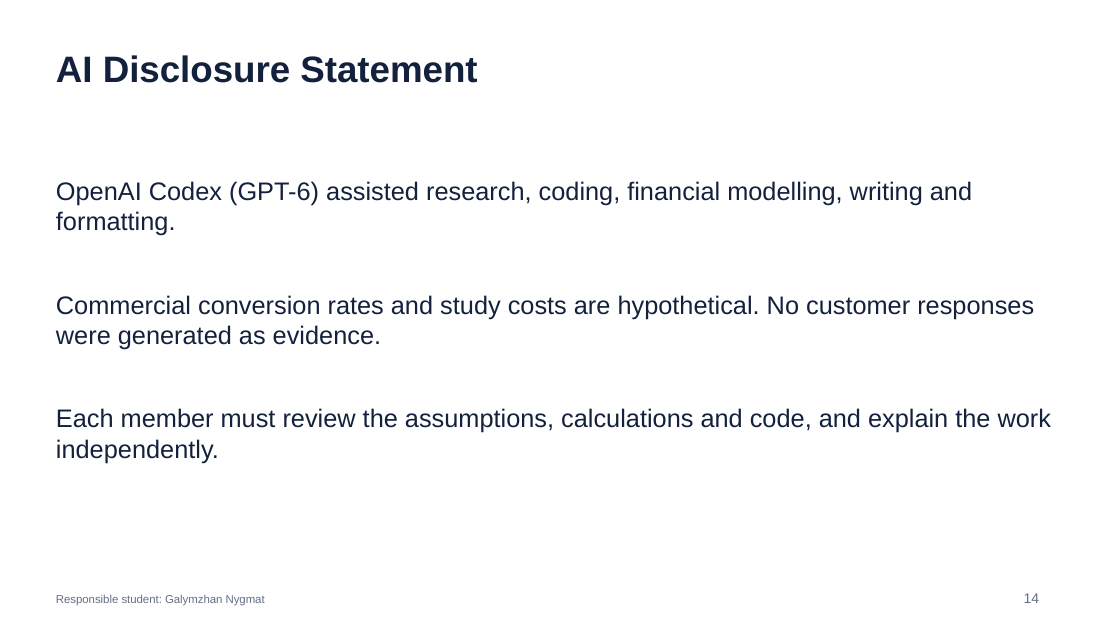
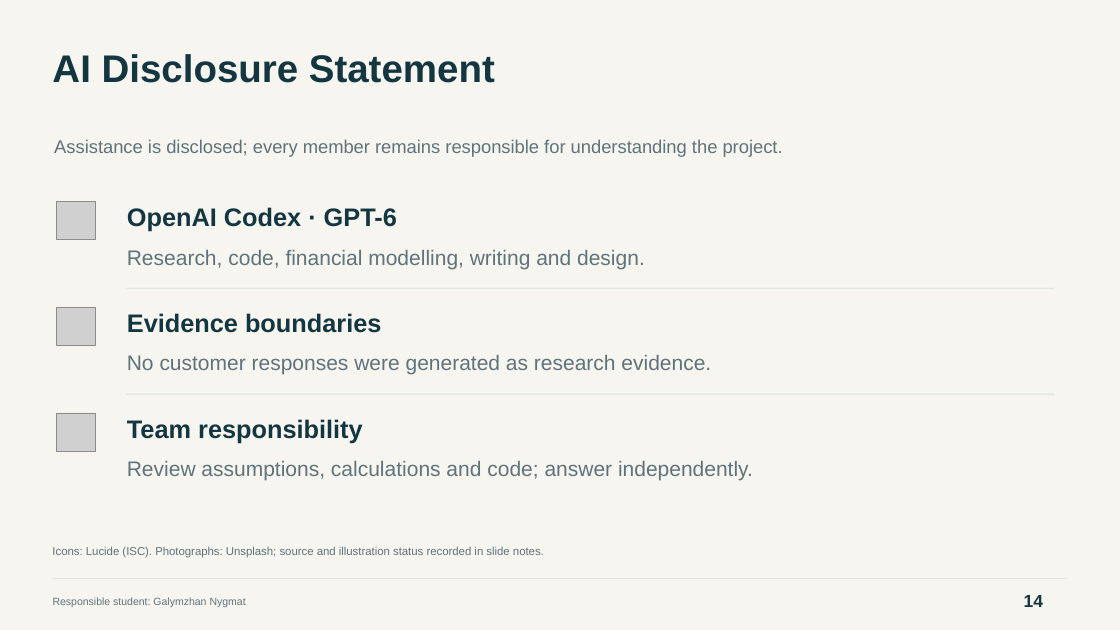
Before and after one commit to Arlan-prog/FinanceFinal, a slide deck: slide 14 of Final_Project_Presentation.pptx. Drawn at 1120x630 pixels with LibreOffice and Linux fonts; fonts in the diff are those of the drawing; grey boxes stand for pictures. Boxes give left, top, right and bottom in pixels: in the first picture for what was removed or moved away, otherwise in the second. Text is boxed around its words. In the diff, an @@ line names an element or a change of style, - is before the commit and + after.

Commit message:
Redesign final presentation with diagrams, icons and credited photographs

```diff
--- a/Final_Project_Presentation.pptx
+++ b/Final_Project_Presentation.pptx
@@ background #FFFFFF to #F6F5F0 @@
@@ text "AI Disclosure Statement" at [52,54,495,83]: size 31.5 to 33 pt, text colour #14213D to #143641 @@
@@ text added at [54,139,783,157], 15.8 pt, text #60737A @@
+Assistance is disclosed; every member remains responsible for understanding the project.
@@ picture added at [57,202,96,240] @@
@@ text at [127,207,397,232]: text changed; text colour #14213D to #143641; bold on @@
-OpenAI Codex (GPT-6) assisted research, coding, financial modelling, writing and formatting.
+OpenAI Codex · GPT-6
@@ text added at [127,250,645,269], 18 pt, text #60737A @@
+Research, code, financial modelling, writing and design.
@@ rectangle added at [127,288,1054,289], fill #D5DEDB @@
@@ picture added at [57,308,96,346] @@
@@ text added at [127,313,381,333], 21.8 pt, text #143641, bold @@
+Evidence boundaries
@@ text at [127,355,711,375]: text changed; size 21.8 to 18 pt; text colour #14213D to #60737A @@
-Commercial conversion rates and study costs are hypothetical. No customer responses were generated as evidence.
+No customer responses were generated as research evidence.
@@ picture added at [57,413,96,452] @@
@@ rectangle added at [127,394,1054,395], fill #D5DEDB @@
@@ text added at [127,419,363,443], 21.8 pt, text #143641, bold @@
+Team responsibility
@@ text at [127,461,753,481]: text changed; size 21.8 to 18 pt; text colour #14213D to #60737A @@
-Each member must review the assumptions, calculations and code, and explain the work independently.
+Review assumptions, calculations and code; answer independently.
@@ text added at [52,546,544,558], 9.8 pt, text #60737A @@
+Icons: Lucide (ISC). Photographs: Unsplash; source and illustration status recorded in slide notes.
@@ text "Responsible student: Galymzhan Nygmat" at [53,597,246,607]: size 9.8 to 9 pt, text colour #647086 to #60737A @@
@@ rectangle added at [52,579,1067,580], fill #D5DEDB @@
@@ text "14" at [1024,595,1043,607]: size 12 to 15 pt, text colour #647086 to #143641, bold on @@
```
Also in this commit, not shown: 15 other slides changed, 7 slides added, 7 slides removed, 11 other files.
